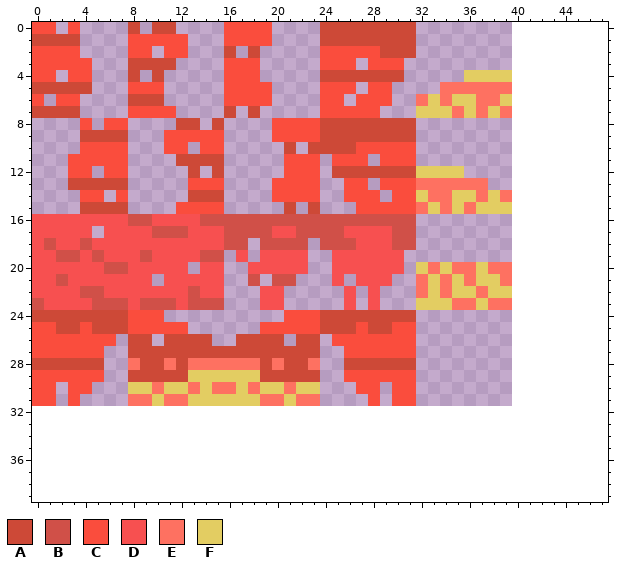
File history of a pixel-art sprite, 02-Bubble/images/walls_red.png. This is how it looked before the edit.
The file is 40x32 pixels. The old version is drawn lined up with the new one, on the new canvas.
Palette (. is transparent): A #cd4937  B #d05048  C #fa4d3d  D #f75050  E #fe7161  F #e3cd62
Pixels before, first column x 0:
 0 CC.C....A.AA....CCCC....AAAAAAAA........
 1 AAAA....CCCCC...CCCC....AAAAAAAA........
 2 CCCC....CC.CC...A.A.....CCCCCAAA........
 3 CCCCC...AAAA....CCC.....CCC.CCC.........
 4 CC.CC...A.A.....CCC.....AAAAAAA.....FFFF
 5 AAAAA...CCC.....CCCC....CCC.CC....EEEEEE
 6 C.CC....AAA.....CCCC....CC.CCC..EFEFFEEF
 7 AAAA....CCCC....A.A.....CCCCC...FFFEFEFE
 8 ....C.CC....AA.A....CCCCAAAAAAAA........
 9 ....AAAA...CCCCC....CCCCAAAAAAAA........
10 ....CCCC...CC.CC.....A.AAAACCCCC........
11 ...CCCCC....AAAA.....CCC.CCC.CCC........
12 ...CC.CC.....A.A.....CCC.AAAAAAAFFFF....
13 ...AAAAA.....CCC....CCCC..CC.CCCEEEEEE..
14 ....CC.C.....AAA....CCCC..CCC.CCFEEFFEFE
15 ....AAAA....CCCC.....A.A...CCCCCEFEFEFFF
16 DDDDDDDDBBDDDDBBBBBBBBBBBBBBBBBB........
17 DDDDD.DDDDBBBDDDBBBBDDBBBBDDDDBB........
18 DBDDBDDDDDDDDDDDBB.BBBB.BBBDDDBB........
19 DDBBDBDDDBDDDDBB.D.DDDD..DDDDDD.........
20 DDDDDDBBDDDDD.DD..DDDDD..DDDDDD.FEFEEFEE
21 DDBDDDDDDD.DDDDD..B.BB...D.DDD..EFEFEFFE
22 DDDDBBDDDDDDDBDD...DD.....D.D...EFEFFEFF
23 BDDDDBBBDBBBDBBB...DD.....D.D...FFFEEFEE
24 AAAAAAAACCC..........CCCAAAAAAAA........
25 CCAACAAACCCCC......CCCCCAAACAACC........
26 CCCCCCC.AA.AAAA..AAAA.AA.CCCCCCC........
27 CCCCCC..AAAAAAAAAAAAAAAA..CCCCCC........
28 AAAAAA..EAAEAEEEEEEAEAAE..AAAAAA........
29 CCCCCC..AAAAAFFFFFFAAAAA..CCCCCC........
30 CC.CC...FFEFFEFEEFEFFEFF...CC.CC........
31 CC.C....EEFEEFFFFFFEEFEE....C.CC........
Now the later version:
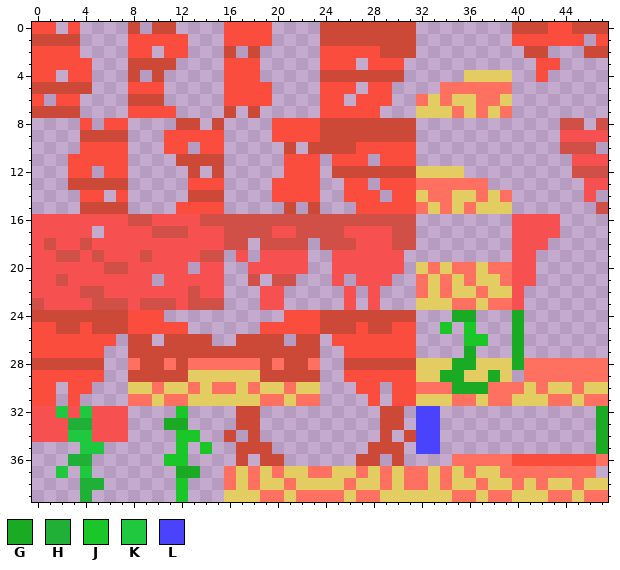
Colours new in this view: G #1baa23  H #20b038  J #1bc628  K #20c840  L #4943fe
The edit:
canvas 40x32 -> 48x40
y 0: x 40..47 ........ -> AAACCAAA
y 1: x 40..45 ...... -> CCCCCC; x 47 . -> C
y 2: x 41..42 .. -> AA; x 46..47 .. -> AA
y 3: x 42..43 .. -> CC
y 4: x 42 . -> C
y 8: x 44..45 .. -> BB; x 47 . -> B
y 9: x 44..47 .... -> DDDD
y 10: x 44..46 ... -> BBB
y 11: x 45..47 ... -> DDD
y 12: x 45..47 ... -> BBB
y 13: x 46..47 .. -> DD
y 14: x 46 . -> D
y 15: x 47 . -> B
y 16..17: x 40..43 .... -> DDDD
y 18: x 40..42 ... -> DDD
y 19..21: x 40..41 .. -> DD
y 22..23: x 40 . -> D
y 24: x 35..36 .. -> GG; x 40 . -> G
y 25: x 34 . -> J; x 36 . -> J; x 40 . -> G
y 26: x 36..37 .. -> JJ; x 40 . -> G
y 27: x 36 . -> G; x 40 . -> G
y 28: x 32..47 ................ -> FFFGGFFFGEEEEEEE
y 29: x 32..39 ........ -> FFGGFFGF; x 41..47 ....... -> EEEEEEE
y 30: x 32..47 ................ -> EEEGGGEEEFEFFEFF
y 31: x 32..47 ................ -> FFFEEFEEFFFEEFEE
y 32: x 0..7 ........ -> DDKDKDDD; x 12 . -> J; x 17..18 .. -> AA; x 29..30 .. -> AA; x 32..33 .. -> LL; x 47 . -> G
y 33: x 0..7 ........ -> DDDHHDDD; x 11..12 .. -> GG; x 17..18 .. -> AA; x 29..30 .. -> AA; x 32..33 .. -> LL; x 47 . -> G
y 34: x 0..7 ........ -> DDDKKDDD; x 12..13 .. -> JJ; x 16 . -> A; x 18 . -> A; x 29 . -> A; x 31..33 ... -> ALL; x 47 . -> G
y 35: x 4..5 .. -> KK; x 12 . -> J; x 14 . -> J; x 17..19 ... -> AAA; x 28..30 ... -> AAA; x 32..33 .. -> LL; x 47 . -> G
y 36: x 3..4 .. -> HH; x 11..12 .. -> JJ; x 17 . -> A; x 19..20 .. -> AA; x 27..28 .. -> AA; x 30 . -> A; x 35..47 ............. -> EEEEECCCCCCCE
y 37: x 2 . -> K; x 4 . -> K; x 12..13 .. -> GG; x 16..46 ............................... -> EFEFEFFEEFFEFEFEEFEFEFFEEEEEEEE
y 38: x 4..5 .. -> HH; x 12 . -> J; x 16..47 ................................ -> EFEFFEFFFFEFFEFEEFEFFEFFEFEFFEFF
y 39: x 4 . -> H; x 12 . -> J; x 16..47 ................................ -> FFFEEFEEEEFEEFFFFFFEEFEEFFFEEFEE
